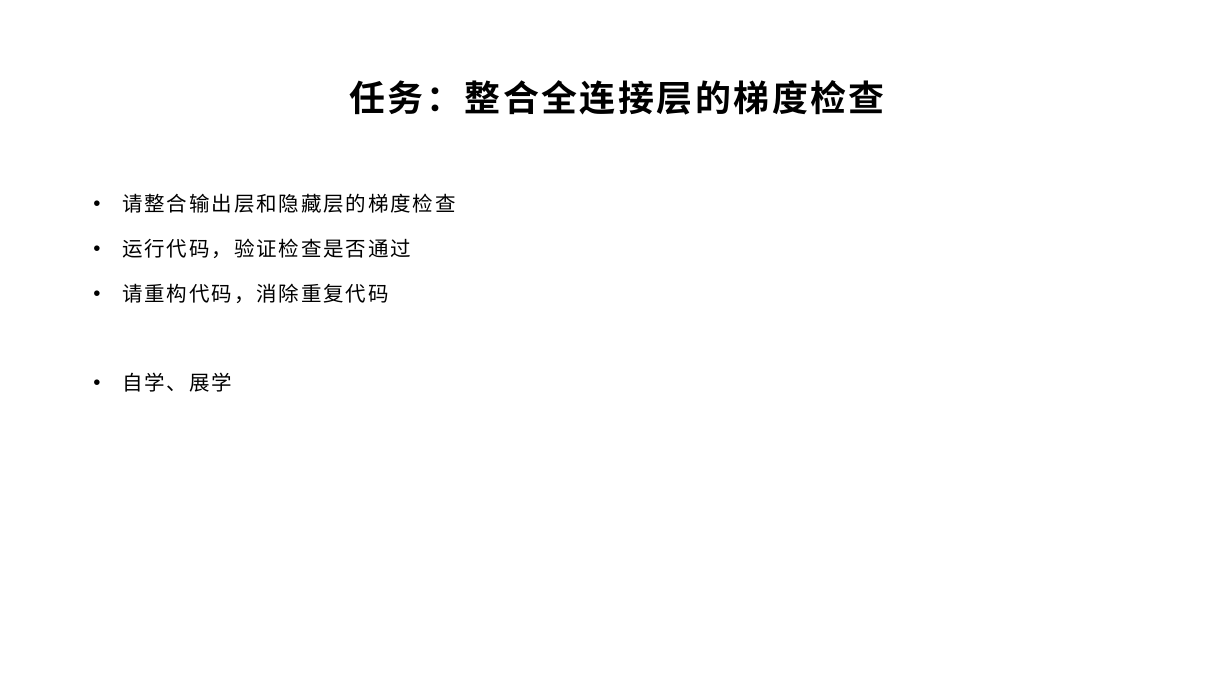
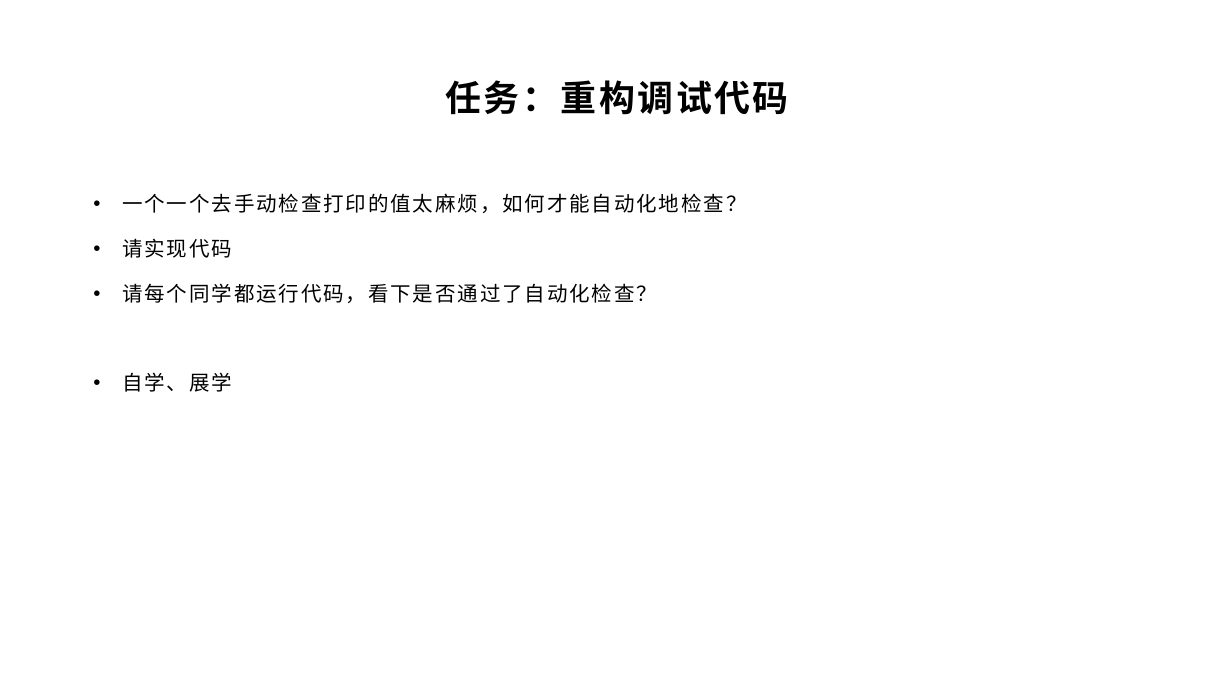
Before and after one commit to yyc-git/DeepLearningEdu, a slide deck: slide 20 of lessons/5_handwriting_by_linear_layer/ppt/用全连接层识别手写数字.pptx (slide 23 before the commit). Drawn at 1232x693 pixels with LibreOffice and Linux fonts; fonts in the diff are those of the drawing; background and template pictures are left out. Boxes give left, top, right and bottom in pixels: in the first picture for what was removed or moved away, otherwise in the second. Text is boxed around its words. In the diff, an @@ line names an element or a change of style, - is before the commit and + after.

```diff
--- a/lessons/5_handwriting_by_linear_layer/ppt/用全连接层识别手写数字.pptx
+++ b/lessons/5_handwriting_by_linear_layer/ppt/用全连接层识别手写数字.pptx
@@ title at [445,80,788,115]: text changed @@
-任务：整合全连接层的梯度检查
+任务：重构调试代码
@@ text at [122,193,746,303]: text changed @@
-• 请整合输出层和隐藏层的梯度检查
-• 运行代码，验证检查是否通过
-• 请重构代码，消除重复代码
+• 一个一个去手动检查打印的值太麻烦，如何才能自动化地检查？
+• 请实现代码
+• 请每个同学都运行代码，看下是否通过了自动化检查？
```
Also in this commit, not shown: 15 other slides changed, 10 slides added, 7 slides removed.
